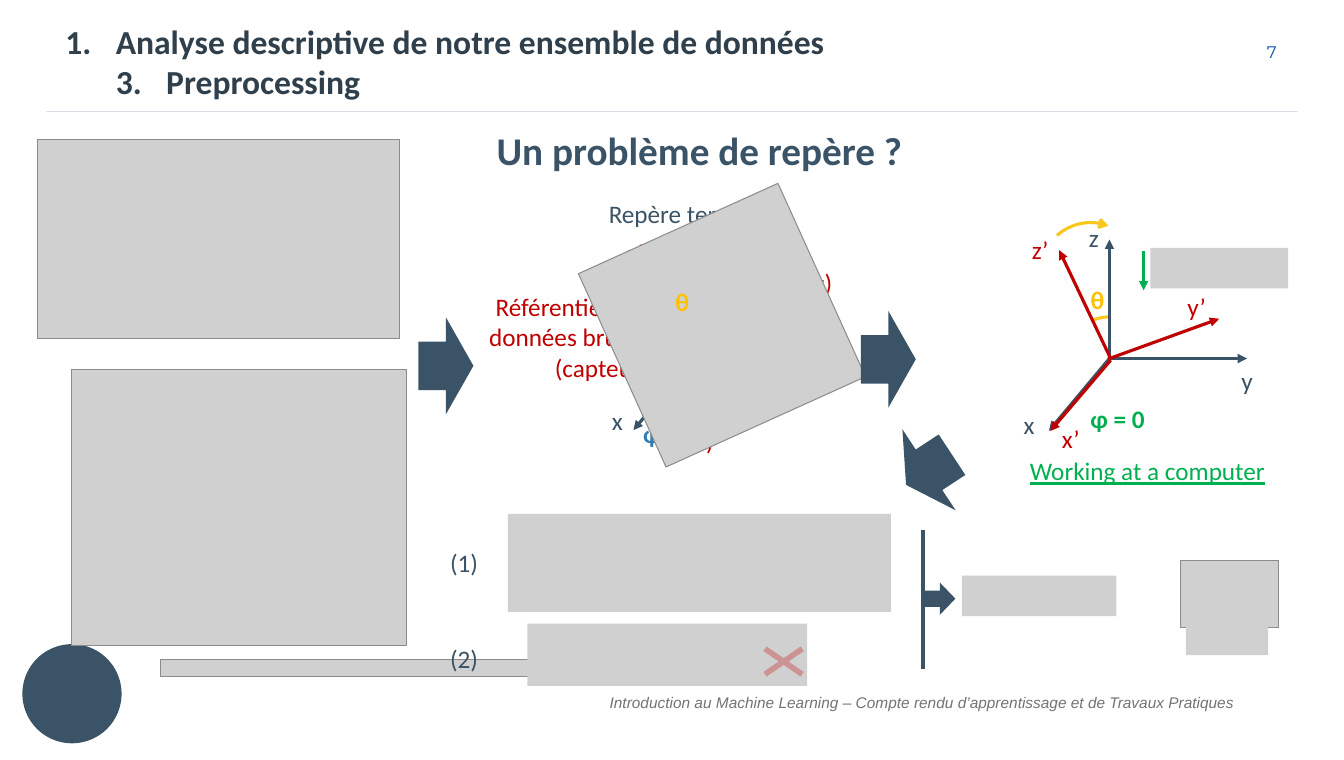
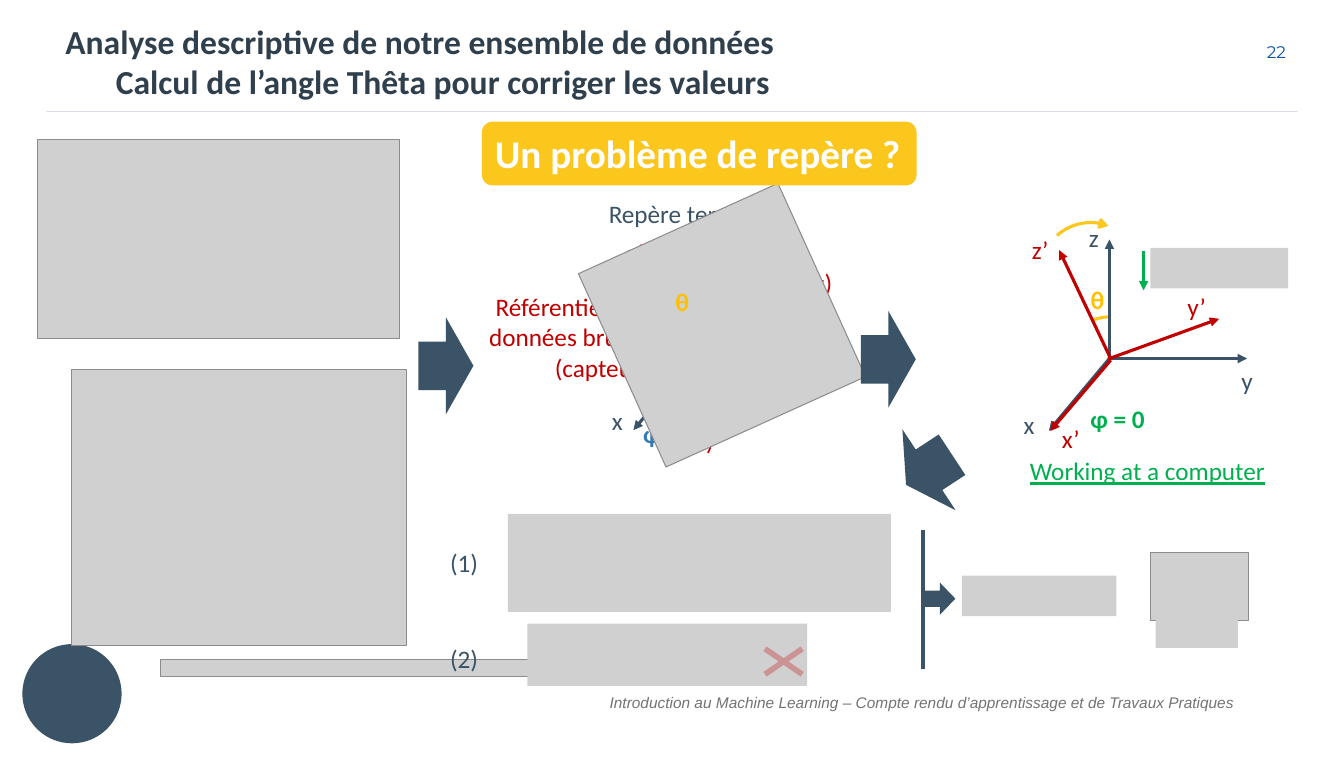
Before and after one commit to will-afs/IML, a slide deck: slide 23 of doc/Rapport.pptx (slide 8 before the commit). Drawn at 1344x760 pixels with LibreOffice and Linux fonts; fonts in the diff are those of the drawing; grey boxes stand for pictures; background and template pictures are left out. Boxes give left, top, right and bottom in pixels: in the first picture for what was removed or moved away, otherwise in the second. Text is boxed around its words. In the diff, an @@ line names an element or a change of style, - is before the commit and + after.

```diff
--- a/doc/Rapport.pptx
+++ b/doc/Rapport.pptx
@@ text at (65,30,773,60): bullet 1. to none @@
@@ page number at (1267,46,1286,58): text changed @@
-7
+22
@@ text at (116,70,769,100): text changed @@
-  3. Preprocessing
+  Calcul de l’angle Thêta pour corriger les valeurs
@@ rounded rectangle "Un problème de repère ?": place and size @@
-rounded rectangle "Un problème de repère ?" at (497,137,875,171)
+rounded rectangle "Un problème de repère ?" at (482,122,916,185)
@@ rounded rectangle "Un problème de repère ?" at (482,122,916,185): text colour #3A5367 to #FFFFFF; fill none to #FCC71D @@
@@ picture: place and size @@
-picture at (1180,560,1278,628)
+picture at (1150,553,1247,621)
@@ picture: place and size @@
-picture at (1186,625,1268,655)
+picture at (1156,618,1238,648)
```
Also in this commit, not shown: 11 other slides changed, 7 slides added, 6 slides removed, 26 other files.
